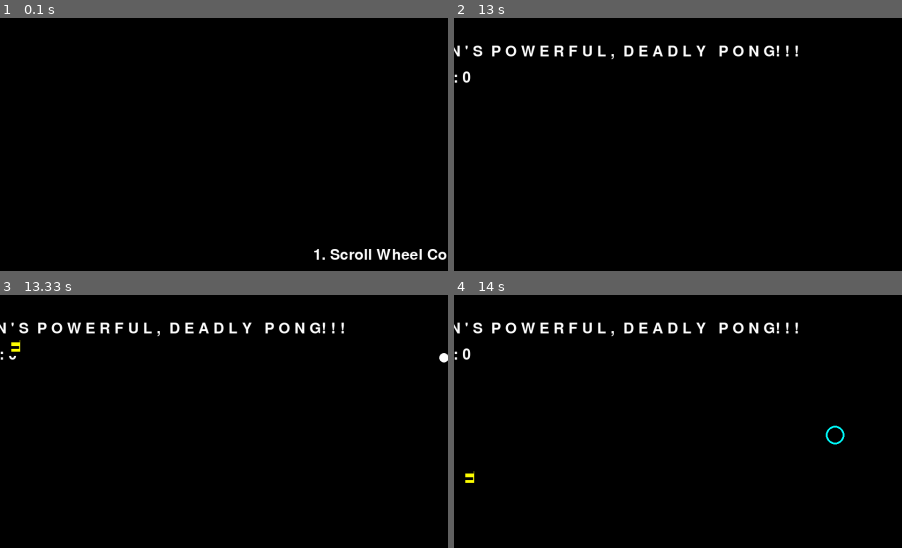
Above: before the commit, frames 1-4 (two rows, left to right).
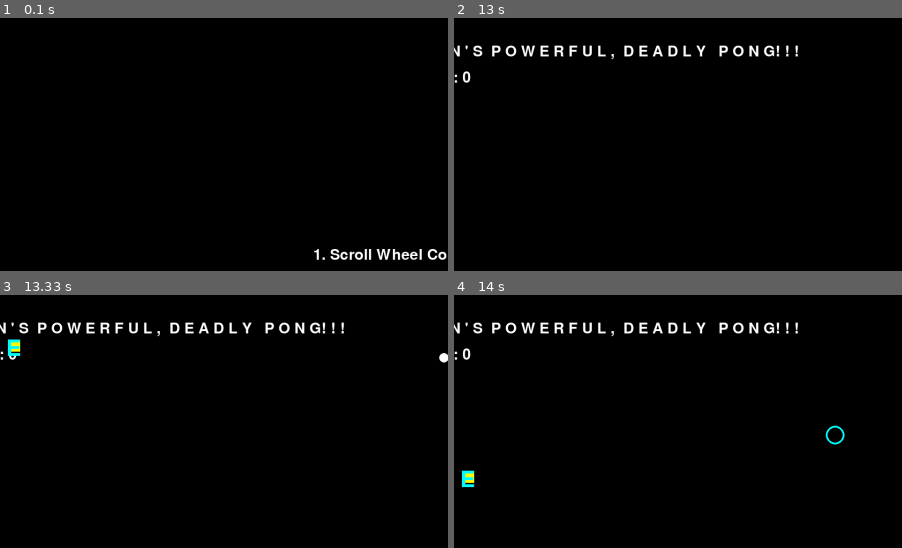
Above: after the commit, the same moments.

Repository: thundergore/pygame_test
Game: pygame game, started from pong.py
Same seed, same stepped clock (60 frames per second), same inputs: the game is played once before the commit and once after it.
Inputs (mouse positions are % of the whole screen's width and height, from its top left):
- Up to frame 1 (0.1 s): no input
- Up to frame 2 (13 s): tap 2 at 0.33 s; click (65, 58) at 0.72 s; tap Space at 1.07, 1.37, 11.3, 11.63, 11.93, 12.07, 12.47, 12.77 s; click (24, 81) at 1.08 s; right-click (21, 44) at 1.62 s; click (59, 24) at 1.95 s; click (57, 48) at 2.28 s; click (39, 40) at 2.62 s; click (14, 74) at 2.95 s; click (20, 54) at 3.28 s; click (16, 47) at 3.62 s; click (40, 26) at 3.95 s; click (30, 12) at 4.28 s; click (37, 72) at 4.62 s; click (80, 24) at 4.95 s; click (66, 28) at 5.28 s; click (44, 30) at 5.62 s; click (57, 80) at 5.95 s; click (13, 66) at 6.28 s; click (41, 19) at 6.62 s; click (65, 42) at 6.95 s; click (36, 65) at 7.28 s; click (46, 25) at 7.62 s; click (27, 45) at 7.95 s; click (58, 76) at 8.28 s; click (70, 42) at 8.62 s; click (50, 39) at 8.95 s; click (73, 34) at 9.28 s; click (22, 61) at 9.62 s; click (41, 42) at 9.95 s; click (16, 75) at 10.28 s; click (78, 75) at 10.62 s; click (35, 26) at 10.95 s; click (20, 64) at 11.32 s; click (60, 47) at 11.65 s; click (77, 64) at 12.08 s; click (76, 22) at 12.48 s
- Up to frame 3 (13.33 s): tap Space at 13.13 s; click (21, 64) at 13.15 s
- Up to frame 4 (14 s): tap Space at 13.53, 13.83 s; click (48, 28) at 13.55 s
The pictures show only the part of the screen within x 6-56%, y 0-50%; the shares and areas given below are measured in that part.

Frames 1-2 are identical in both runs. In frame 3, 0.1% of the frame differs, in the area x 1-5%, y 17-25%; in frame 4, 0.1%.

Commit message:
Update pong.py

Diff:
--- a/pong.py
+++ b/pong.py
@@ -340,7 +340,7 @@
         animated_texture = animate_powerup(powerup)
         screen.blit(animated_texture, (powerup["rect"].x, powerup["rect"].y, animated_texture.get_width(), animated_texture.get_height()))
         powerup_letter = POWERUP_LETTERS[powerup["type"]]
-        powerup_letter_surface = powerup_font.render(powerup_letter, True, BLACK)
+        powerup_letter_surface = powerup_font.render(powerup_letter, True, CYAN)
         screen.blit(powerup_letter_surface, powerup["rect"].topleft)
     draw_stored_powerups(y_offset + 60)
     draw_net()
@@ -367,7 +367,7 @@
         animated_texture = animate_powerup(powerup)
         screen.blit(animated_texture, (powerup["rect"].x, powerup["rect"].y, animated_texture.get_width(), animated_texture.get_height()))
         powerup_letter = POWERUP_LETTERS[powerup["type"]]
-        powerup_letter_surface = powerup_font.render(powerup_letter, True, BLACK)
+        powerup_letter_surface = powerup_font.render(powerup_letter, True, CYAN)
         screen.blit(powerup_letter_surface, powerup["rect"].topleft)
     draw_stored_powerups(y_offset + 60)
     draw_net()
@@ -619,6 +619,8 @@
     elif not game_over and not paused:
         if control_method == "mouse":
             move_paddle_mouse()
+        else:
+            move_paddle_scroll(0)  # Ensure the scroll method is used if not mouse
         move_balls()
         move_powerups()
         if lives <= 0:
